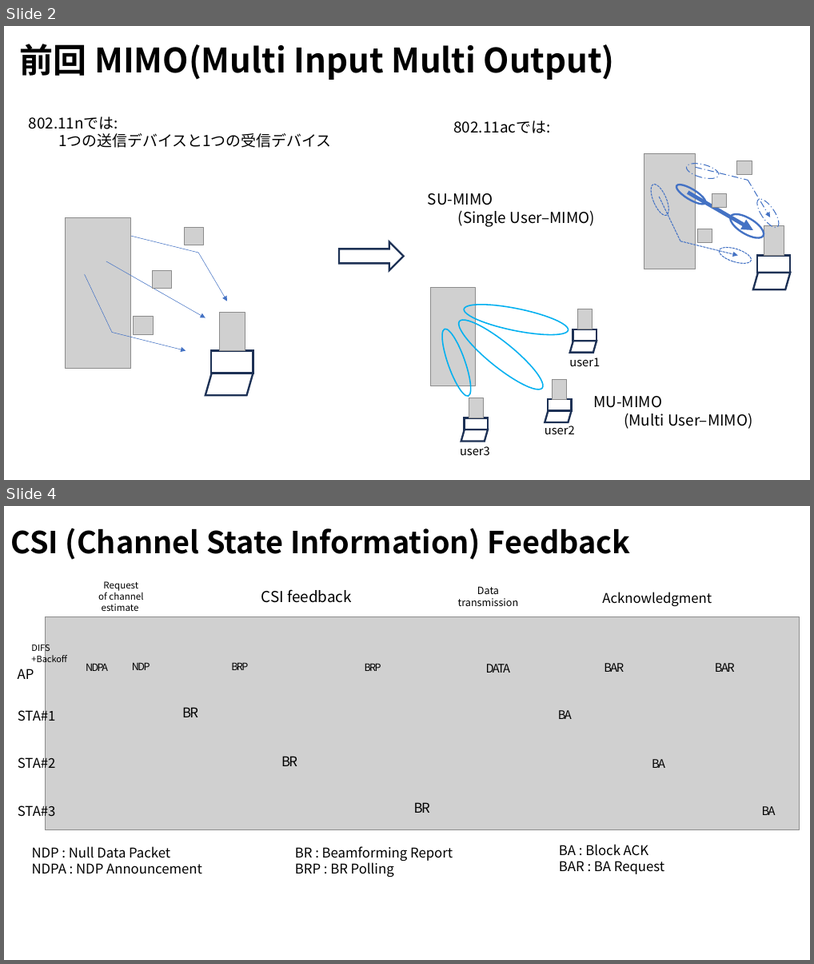
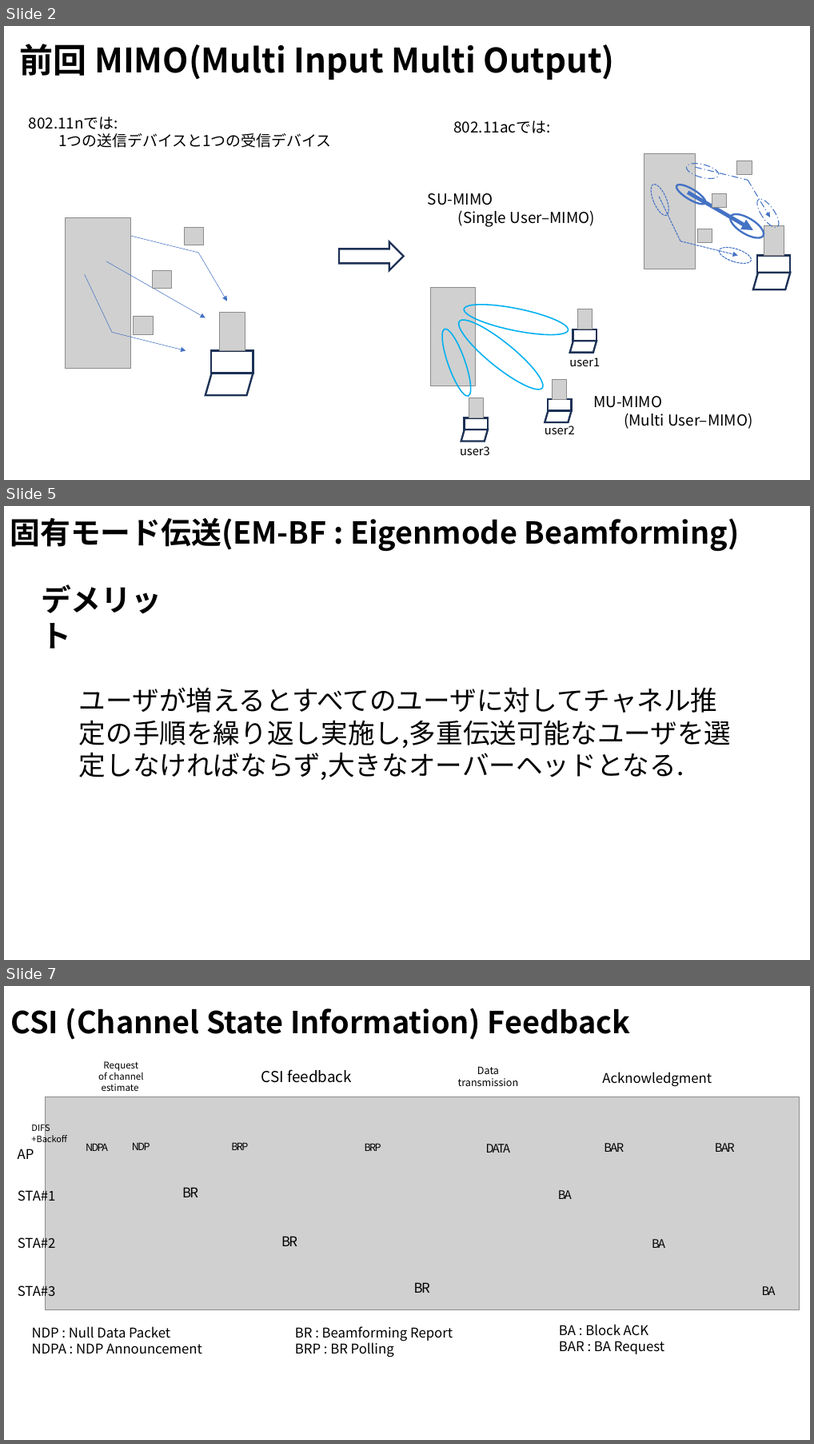
Before and after one commit to ryoww/seminar, a slide deck: MIMO/MU-MIMO.pptx. Shown one above the other, each under a label of ours: slides 2 and 4 before the commit, slides 2, 5 and 7 after it; the slides between them are not shown. The pictures are 814x964 and 814x1444 pixels, drawn with LibreOffice and Linux fonts; fonts in the diff are those of the drawing; grey boxes stand for pictures; background and template pictures are left out. Boxes give left, top, right and bottom in pixels: in the first picture for what was removed or moved away, otherwise in the second. Text is boxed around its words. In the diff, an @@ line names an element or a change of style, - is before the commit and + after.

```diff
--- a/MIMO/MU-MIMO.pptx
+++ b/MIMO/MU-MIMO.pptx
@@ slide 5 added at (4, 506, 810, 960), background #FFFFFF @@
@@ text added at (10, 518, 740, 552), 36 pt, text #000000, bold @@
+固有モード伝送(EM-BF : Eigenmode Beamforming)
@@ text added at (41, 584, 162, 648), 36 pt, text #000000, bold @@
+デメリット
@@ text added at (79, 687, 732, 780), 32 pt, text #000000 @@
+ユーザが増えるとすべてのユーザに対してチャネル推定の手順を繰り返し実施し,多重伝送可能なユーザを選定しなければならず,大きなオーバーヘッドとなる.
@@ what was slide 4 is now slide 7 @@
```
Also in this commit, not shown: 1 slide changed, 2 other slides added, 1 slide removed, 9 other files.
